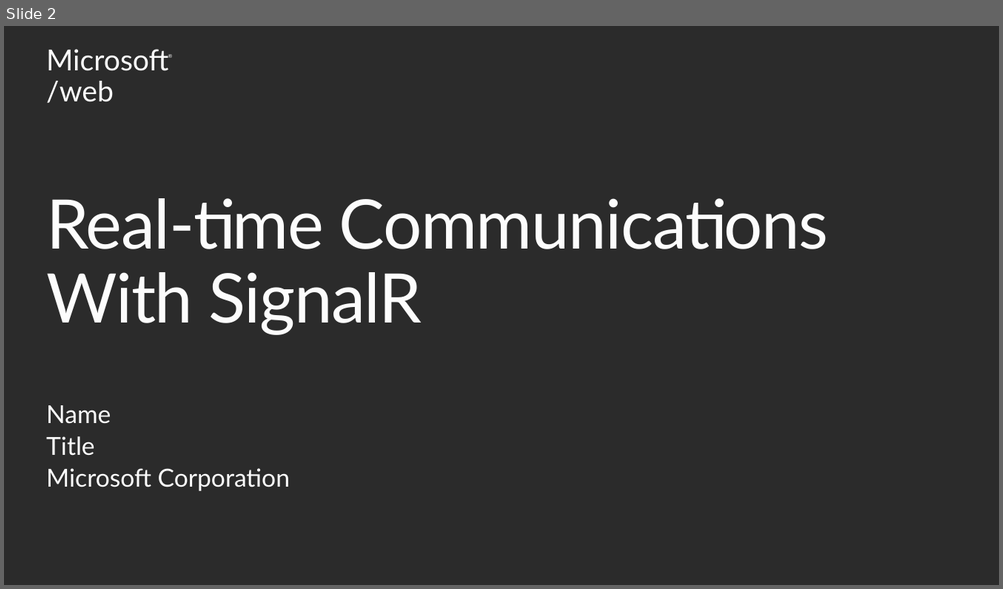
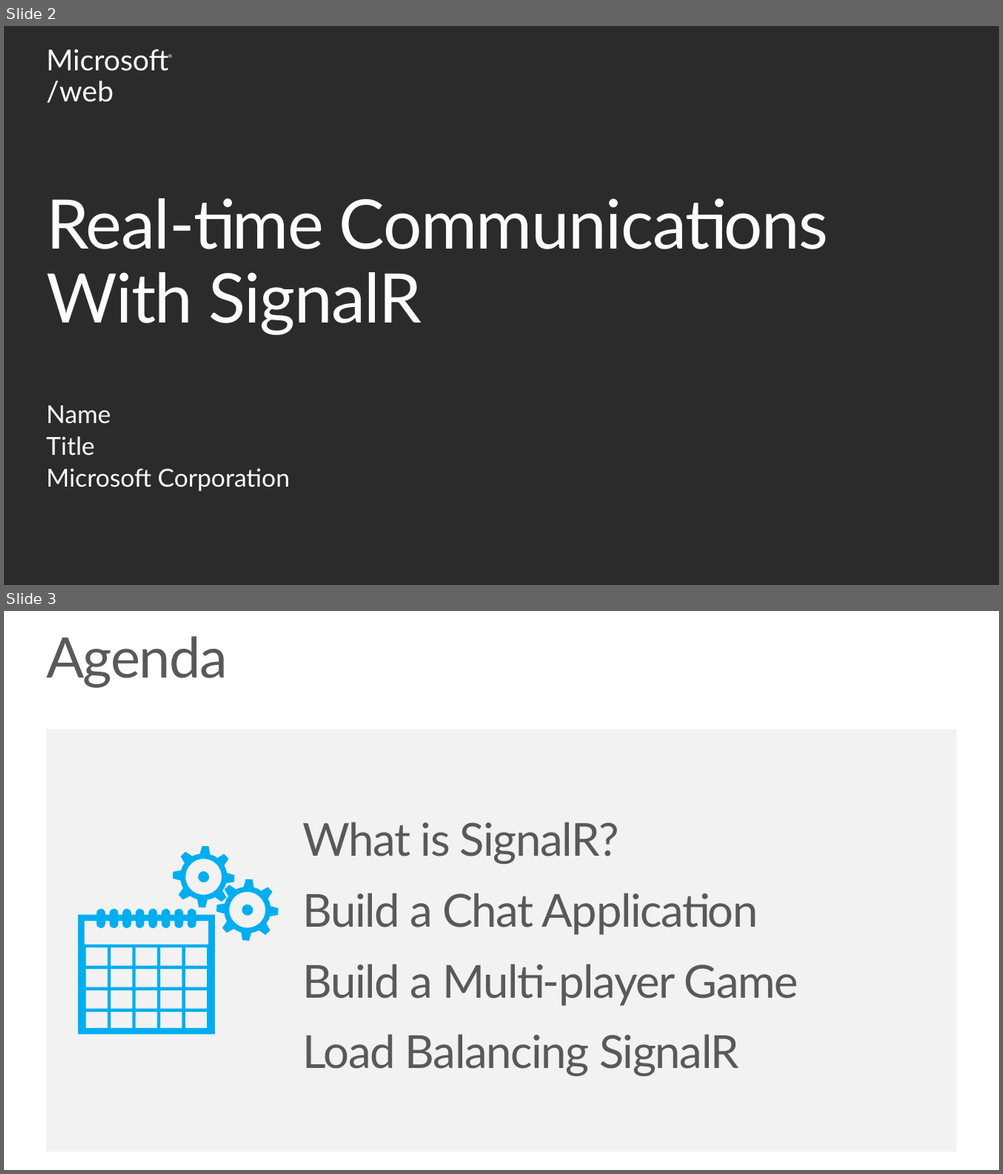
Before and after one commit to Microsoft-Web/PRESENTATION-RealtimeCommunicationsWithSignalR, a slide deck: RealtimeCommunicationsWithSignalR.pptx. Shown one above the other, each under a label of ours: slide 2 before the commit, slides 2 and 3 after it. The pictures are 1003x589 and 1003x1174 pixels, drawn with LibreOffice and Linux fonts; fonts in the diff are those of the drawing; background and template pictures are left out; a plain dark background stands for a picture behind light text. Boxes give left, top, right and bottom in pixels: in the first picture for what was removed or moved away, otherwise in the second. Text is boxed around its words. In the diff, an @@ line names an element or a change of style, - is before the commit and + after.

```diff
--- a/RealtimeCommunicationsWithSignalR.pptx
+++ b/RealtimeCommunicationsWithSignalR.pptx
@@ slide 3 added at bbox=[4, 611, 999, 1170], background #FFFFFF @@
@@ title added at bbox=[46, 636, 227, 688], 54 pt, text #595959 @@
+Agenda
@@ rectangle added at bbox=[46, 729, 956, 1152], fill #F2F2F2 @@
@@ text added at bbox=[303, 822, 799, 1076], 44 pt, text #595959 @@
+What is SignalR?
+Build a Chat Application
+Build a Multi-player Game
+Load Balancing SignalR
@@ freeform shape added at bbox=[78, 846, 278, 1035], fill #00AEEF @@
```
Also in this commit, not shown: 5 other slides added, 1 slide removed, 1 other file.
